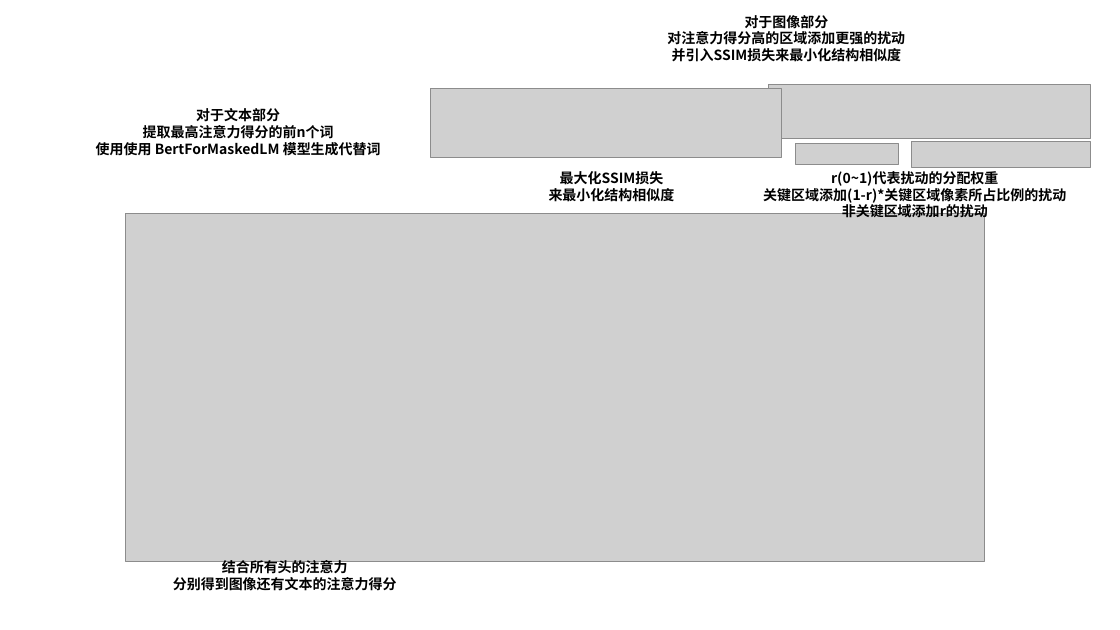
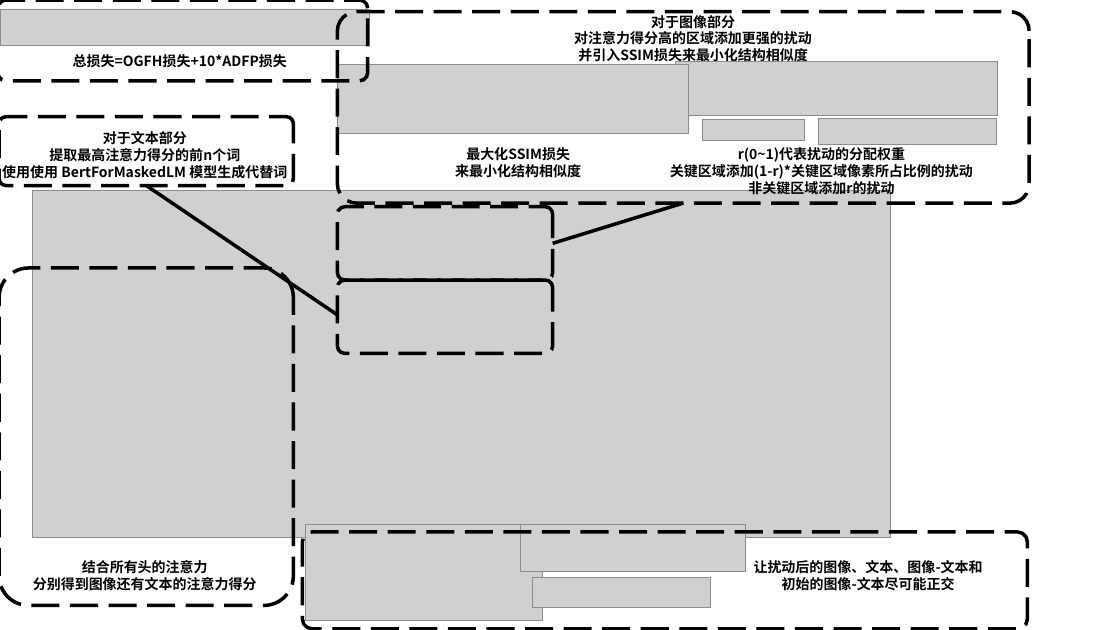
Before and after one commit to Elephant-King9/Paper, a slide deck: slide 9 of Attack/Adversarial_Attack/VLP/论文作图.pptx. Drawn at 1120x630 pixels with LibreOffice and Linux fonts; fonts in the diff are those of the drawing; grey boxes stand for pictures. Boxes give left, top, right and bottom in pixels: in the first picture for what was removed or moved away, otherwise in the second. Text is boxed around its words. In the diff, an @@ line names an element or a change of style, - is before the commit and + after.

```diff
--- a/Attack/Adversarial_Attack/VLP/论文作图.pptx
+++ b/Attack/Adversarial_Attack/VLP/论文作图.pptx
@@ picture added at [0,9,370,45] @@
@@ rounded rectangle added at [0,0,367,81], outline #000000 3 pt dashed @@
@@ rounded rectangle added at [338,12,1030,203], outline #000000 3 pt dashed @@
@@ text "对于图像部分 对注意力得分高的区域添加更强的扰动 并引入SSIM损失来最小化结构相似度" rewrapped from [667,15,905,62] to [574,13,812,64] @@
@@ text added at [73,54,287,67], 12 pt, text #000000, bold @@
+总损失=OGFH损失+10*ADFP损失
@@ rounded rectangle added at [0,117,293,186], outline #000000 3 pt dashed @@
@@ text "对于文本部分 提取最高注意力得分的前n个词 使用使用 BertForMaskedLM 模型生成代替词": place and size @@
-text "对于文本部分 提取最高注意力得分的前n个词 使用使用 BertForMaskedLM 模型生成代替词" at [96,108,381,158]
+text "对于文本部分 提取最高注意力得分的前n个词 使用使用 BertForMaskedLM 模型生成代替词" at [2,131,287,181]
@@ 5 pictures, 2 texts: place and size @@
-5 pictures, 2 texts at [126,85,1091,561]
+5 pictures, 2 texts at [33,61,997,538]
@@ line added from (338, 315) to (146, 186), #000000 3 pt @@
@@ rounded rectangle added at [338,207,553,280], outline #000000 3 pt dashed @@
@@ line added from (553, 244) to (683, 203), #000000 3 pt @@
@@ rounded rectangle added at [0,268,293,606], outline #000000 3 pt dashed @@
@@ rounded rectangle added at [338,280,553,353], outline #000000 3 pt dashed @@
@@ rounded rectangle added at [302,532,1028,628], outline #000000 3 pt dashed @@
@@ picture added at [306,524,543,621] @@
@@ picture added at [520,524,745,572] @@
@@ text "结合所有头的注意力 分别得到图像还有文本的注意力得分": place and size @@
-text "结合所有头的注意力 分别得到图像还有文本的注意力得分" at [173,560,397,591]
+text "结合所有头的注意力 分别得到图像还有文本的注意力得分" at [33,560,257,591]
@@ text added at [754,560,983,591], 12 pt, text #000000, bold @@
+让扰动后的图像、文本、图像-文本和
+初始的图像-文本尽可能正交
@@ picture added at [533,577,710,607] @@
```
Also in this commit, not shown: 20 other files.
